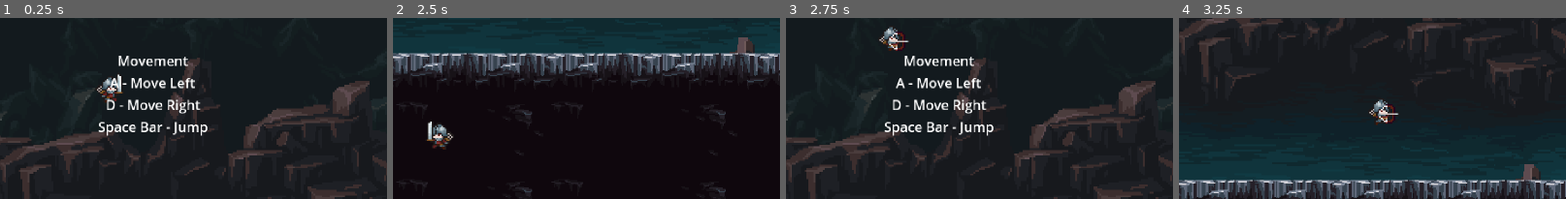
Above: before the commit, frames 1-4 (left to right).
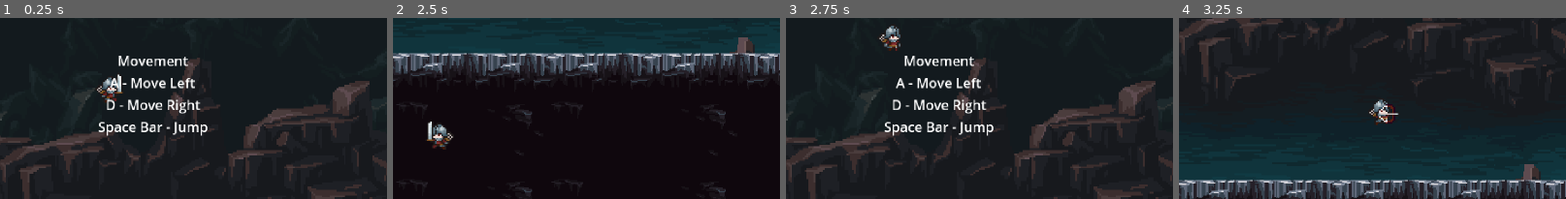
Above: after the commit, the same moments.

Repository: VINYCIU51/ORC_SLAYER
Game: Godot game, scene res://actors/scenes/worlds/world_1.tscn
Same seed, same stepped clock (60 frames per second), same inputs: the game is played once before the commit and once after it.
Inputs (mouse positions are % of the whole screen's width and height, from its top left):
- Up to frame 1 (0.25 s): no input
- Up to frame 2 (2.5 s): move the mouse to (72, 45) at 0.52 s; hold D (move_right) 0.53-2.03 s; tap E (interact) at 0.6 s; tap Space (jump) at 0.77, 1.52 s; move the mouse to (30, 55) at 1.27 s; click (30, 55) at 1.35 s; move the mouse to (60, 28) at 2.02 s; hold A (move_left) from 2.03 s (still down); right-click (60, 28) at 2.1 s
- Up to frame 3 (2.75 s): keep holding A (move_left)
- Up to frame 4 (3.25 s): move the mouse to (45, 70) at 2.77 s; release A (move_left) at 2.78 s; hold D (move_right) from 2.78 s (still down); tap E (interact) at 2.85 s; tap Space (jump) at 3.02 s
The pictures show only the part of the screen within x 3-53%, y 44-94%; the shares and areas given below are measured in that part.

Frames 1-2 are identical in both runs. In frame 3, 0.5% of the frame differs, in the area x 24-32%, y 4-19%; in frame 4, nothing differs.
Error in both runs: Cannot call method 'is_colliding' on a null value. (res://actors/script/enemies/blue_golem.gd:38)

Commit message:
corrigido o bug de area de parry travar

Diff:
--- a/actors/scenes/player/player.tscn
+++ b/actors/scenes/player/player.tscn
@@ -7,12 +7,12 @@
 [ext_resource type="Texture2D" uid="uid://dovp34u4xc4pk" path="res://assets/player/Soldier/Soldier-Hurt.png" id="5_ii4c0"]
 [ext_resource type="Texture2D" uid="uid://cw5qw002h4ule" path="res://assets/player/Soldier/Soldier-Idle.png" id="6_un1rg"]
 [ext_resource type="Texture2D" uid="uid://b543uii21uce1" path="res://assets/player/Soldier/Soldier-Walk.png" id="7_gdopa"]
-[ext_resource type="Script" uid="uid://ba4cwpknmdorv" path="res://actors/script/hitbox/hurtbox.gd" id="8_2fab3"]
+[ext_resource type="Script" uid="uid://ba4cwpknmdorv" path="res://actors/script/hitbox/player_hurtbox.gd" id="8_2fab3"]
 [ext_resource type="Texture2D" uid="uid://bsnwyuvcwg27g" path="res://assets/player/Soldier/Soldier-Air-Attack.png" id="8_n4r3a"]
 [ext_resource type="Texture2D" uid="uid://d0m8ccl0mfkhf" path="res://assets/player/Soldier/Soldier-Air-Arrow.png" id="9_wlyqf"]
 [ext_resource type="Texture2D" uid="uid://dhl2kwvmejv4m" path="res://assets/player/Soldier/Parry.png" id="10_ii4c0"]
-[ext_resource type="Script" uid="uid://sixnx7xvau4o" path="res://actors/script/hitbox/melee.gd" id="11_gdopa"]
-[ext_resource type="Script" uid="uid://o0cwlky1oa73" path="res://actors/script/hitbox/parry.gd" id="12_un1rg"]
+[ext_resource type="Script" uid="uid://sixnx7xvau4o" path="res://actors/script/hitbox/player_attack.gd" id="11_gdopa"]
+[ext_resource type="Script" uid="uid://o0cwlky1oa73" path="res://actors/script/hitbox/player_parry.gd" id="12_un1rg"]
 
 [sub_resource type="Animation" id="Animation_ya2v2"]
 length = 0.001
@@ -31,7 +31,7 @@
 tracks/1/type = "value"
 tracks/1/imported = false
 tracks/1/enabled = true
-tracks/1/path = NodePath("body/melee/collision_sword:disabled")
+tracks/1/path = NodePath("body/sword_attack/attack_area:disabled")
 tracks/1/interp = 1
 tracks/1/loop_wrap = true
 tracks/1/keys = {
@@ -251,7 +251,7 @@
 tracks/3/type = "value"
 tracks/3/imported = false
 tracks/3/enabled = true
-tracks/3/path = NodePath("body/melee/collision_sword:disabled")
+tracks/3/path = NodePath("body/sword_attack/attack_area:disabled")
 tracks/3/interp = 1
 tracks/3/loop_wrap = true
 tracks/3/keys = {
@@ -504,10 +504,10 @@
 tracks/3/interp = 1
 tracks/3/loop_wrap = true
 tracks/3/keys = {
-"times": PackedFloat32Array(0, 0.1, 0.2),
+"times": PackedFloat32Array(0, 0.1, 0.233333),
 "transitions": PackedFloat32Array(1, 1, 1),
 "update": 1,
-"values": [true, false, true]
+"values": [false, false, true]
 }
 
 [sub_resource type="Animation" id="Animation_opp7g"]
@@ -592,14 +592,17 @@
 [sub_resource type="RectangleShape2D" id="RectangleShape2D_n4r3a"]
 size = Vector2(24, 19)
 
-[sub_resource type="RectangleShape2D" id="RectangleShape2D_31m4k"]
-size = Vector2(10, 19)
-
-[sub_resource type="RectangleShape2D" id="RectangleShape2D_hhqle"]
-size = Vector2(16, 22)
-
-[sub_resource type="RectangleShape2D" id="RectangleShape2D_ii4c0"]
-size = Vector2(16, 22)
+[sub_resource type="CapsuleShape2D" id="CapsuleShape2D_gdopa"]
+radius = 5.0
+height = 21.0
+
+[sub_resource type="CapsuleShape2D" id="CapsuleShape2D_3luku"]
+radius = 8.0
+height = 26.0
+
+[sub_resource type="CapsuleShape2D" id="CapsuleShape2D_kxo2m"]
+radius = 9.0
+height = 28.0
 
 [node name="player" type="CharacterBody2D"]
 position = Vector2(8, -10)
@@ -612,9 +615,8 @@
 [node name="sprite" type="Sprite2D" parent="body"]
 position = Vector2(0, 1.5)
 scale = Vector2(1.33, 1.23)
-texture = ExtResource("2_2fab3")
-hframes = 9
-frame = 6
+texture = ExtResource("10_ii4c0")
+hframes = 3
 
 [node name="animation" type="AnimationPlayer" parent="body"]
 root_node = NodePath("../..")
@@ -626,13 +628,13 @@
 [node name="arrow_point" type="Marker2D" parent="body"]
 position = Vector2(5, 2)
 
-[node name="melee" type="Area2D" parent="body"]
+[node name="sword_attack" type="Area2D" parent="body"]
 position = Vector2(19, 1)
 collision_layer = 16
 collision_mask = 4
 script = ExtResource("11_gdopa")
 
-[node name="collision_sword" type="CollisionShape2D" parent="body/melee"]
+[node name="attack_area" type="CollisionShape2D" parent="body/sword_attack"]
 position = Vector2(-1, -1.5)
 shape = SubResource("RectangleShape2D_n4r3a")
 disabled = true
@@ -652,16 +654,15 @@
 editor_draw_drag_margin = true
 
 [node name="collision" type="CollisionShape2D" parent="."]
-position = Vector2(0, 0.5)
-shape = SubResource("RectangleShape2D_31m4k")
+shape = SubResource("CapsuleShape2D_gdopa")
 
 [node name="hurtbox" type="Area2D" parent="."]
 collision_layer = 16
 collision_mask = 68
 script = ExtResource("8_2fab3")
 
-[node name="collision_damage" type="CollisionShape2D" parent="hurtbox"]
-shape = SubResource("RectangleShape2D_hhqle")
+[node name="hurbox_area" type="CollisionShape2D" parent="hurtbox"]
+shape = SubResource("CapsuleShape2D_3luku")
 debug_color = Color(1, 0.270588, 0.345098, 0.337255)
 
 [node name="parry" type="Area2D" parent="."]
@@ -670,7 +671,7 @@
 script = ExtResource("12_un1rg")
 
 [node name="parry_area" type="CollisionShape2D" parent="parry"]
-shape = SubResource("RectangleShape2D_ii4c0")
+shape = SubResource("CapsuleShape2D_kxo2m")
 disabled = true
 debug_color = Color(0.490075, 0.432996, 1, 0.42)
 
@@ -681,8 +682,8 @@
 [node name="blink_timer" type="Timer" parent="."]
 wait_time = 0.1
 
-[connection signal="body_entered" from="body/melee" to="." method="_on_melee_body_entered"]
-[connection signal="body_entered" from="body/melee" to="body/melee" method="_on_body_entered"]
+[connection signal="body_entered" from="body/sword_attack" to="." method="_on_melee_body_entered"]
+[connection signal="body_entered" from="body/sword_attack" to="body/sword_attack" method="_on_body_entered"]
 [connection signal="body_entered" from="hurtbox" to="." method="_on_hurtbox_body_entered"]
 [connection signal="body_entered" from="hurtbox" to="hurtbox" method="_on_body_entered"]
 [connection signal="area_entered" from="parry" to="parry" method="_on_area_entered"]
--- a/actors/script/player/player.gd
+++ b/actors/script/player/player.gd
@@ -35,8 +35,6 @@
 	jump_velocity = (jump_height * 2) / time_to_top_height
 	gravity = (jump_height * 2) / pow(time_to_top_height, 2)
 	fall_gravity = gravity * 2
-
-	$parry/parry_area.disabled = true
 
 func _physics_process(delta):
 	if global_position.y > DEATH_HEIGHT:
@@ -84,7 +82,9 @@
 	set_state()
 	if is_blocking:
 		velocity.x = 0
-		if !animation.is_playing() or current_state != "parry": is_blocking = false
+		if !animation.is_playing() or current_state != "parry":
+			$parry/parry_area.disabled = true
+			is_blocking = false
 
 	# Verifica se terminou o ataque
 	if is_attacking:
